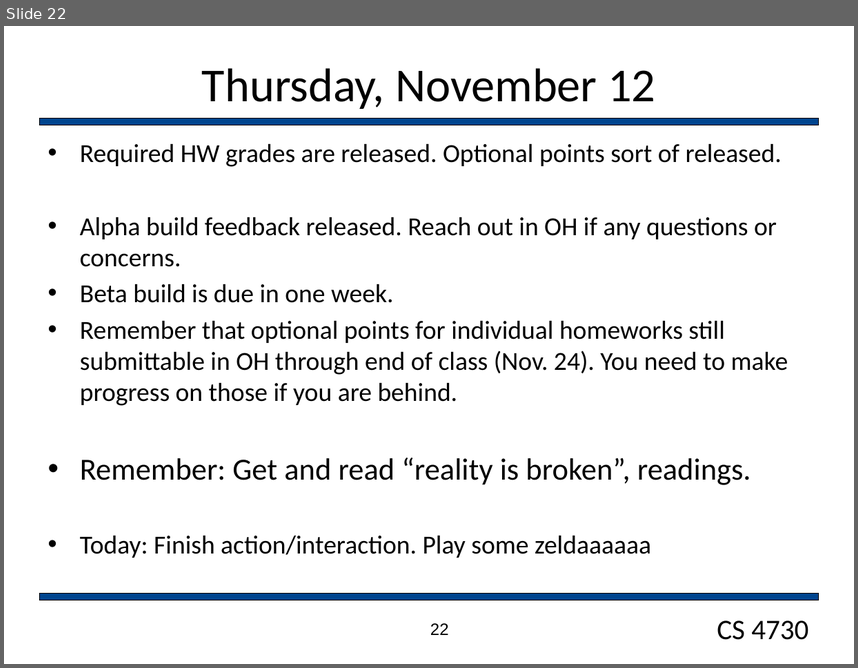
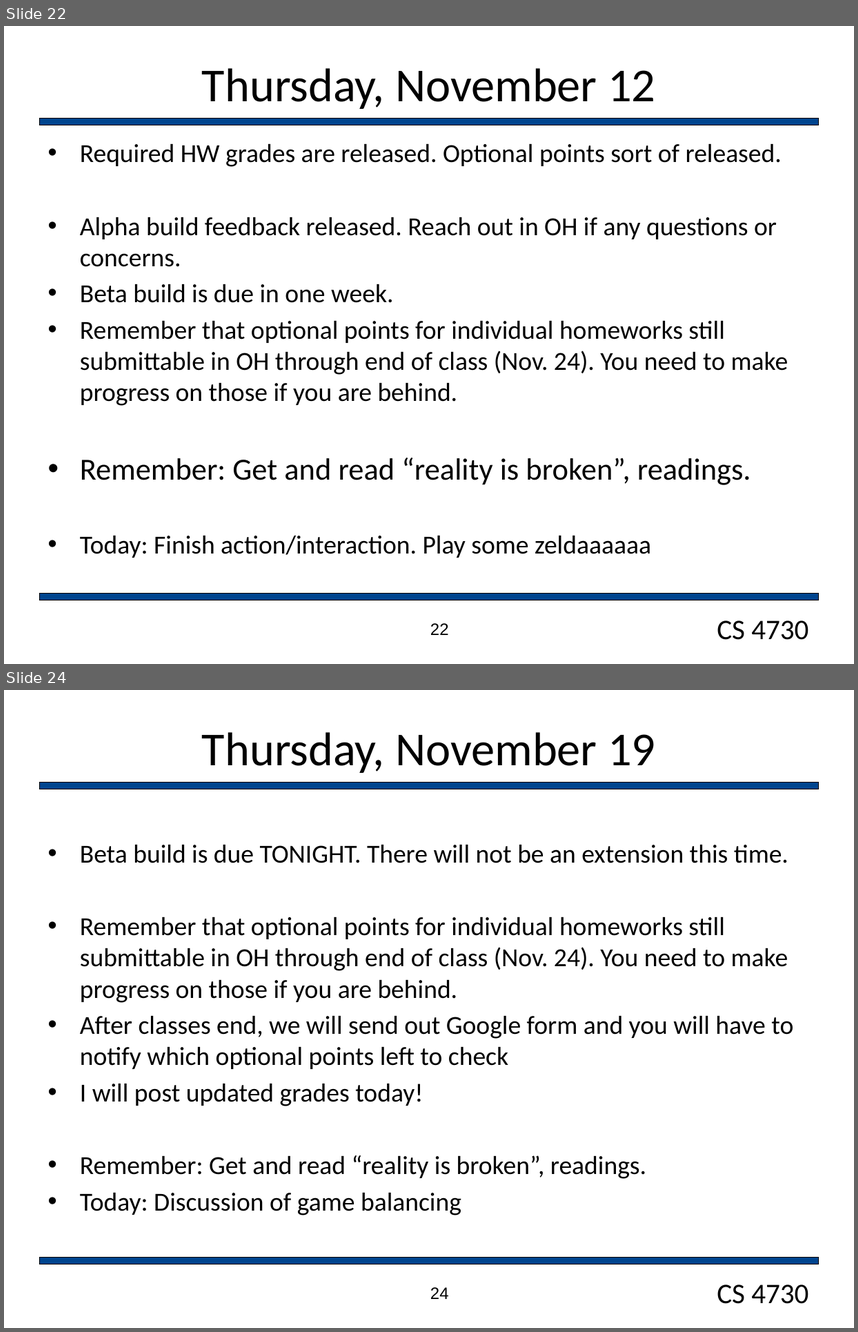
Before and after one commit to markfloryan/gamedesign, a slide deck: slides/dailyAnnouncements.pptx. Shown one above the other, each under a label of ours: slide 22 before the commit, slides 22 and 24 after it; the slides between them are not shown. The pictures are 858x668 and 858x1332 pixels, drawn with LibreOffice and Linux fonts; fonts in the diff are those of the drawing; background and template pictures are left out. Boxes give left, top, right and bottom in pixels: in the first picture for what was removed or moved away, otherwise in the second. Text is boxed around its words. In the diff, an @@ line names an element or a change of style, - is before the commit and + after.

```diff
--- a/slides/dailyAnnouncements.pptx
+++ b/slides/dailyAnnouncements.pptx
@@ slide 24 added at (4,690,854,1328), background #FFFFFF; not listed: 3 template elements that a slide beside it also shows @@
@@ title added at (202,732,655,773), 40 pt, text #000000 @@
+Thursday, November 19
@@ text added at (80,845,793,1215), 22 pt, text #000000 @@
+• Beta build is due TONIGHT. There will not be an extension this time.
+• Remember that optional points for individual homeworks still submittable in OH through end of class (Nov. 24). You need to make progress on those if you are behind.
+• After classes end, we will send out Google form and you will have to notify which optional points left to check
+• I will post updated grades today!
+• Remember: Get and read “reality is broken”, readings.
+• Today: Discussion of game balancing
@@ page number added at (430,1287,449,1299), 14 pt, text #000000 @@
+24
```
Also in this commit, not shown: 2 other slides added, 5 other files.
